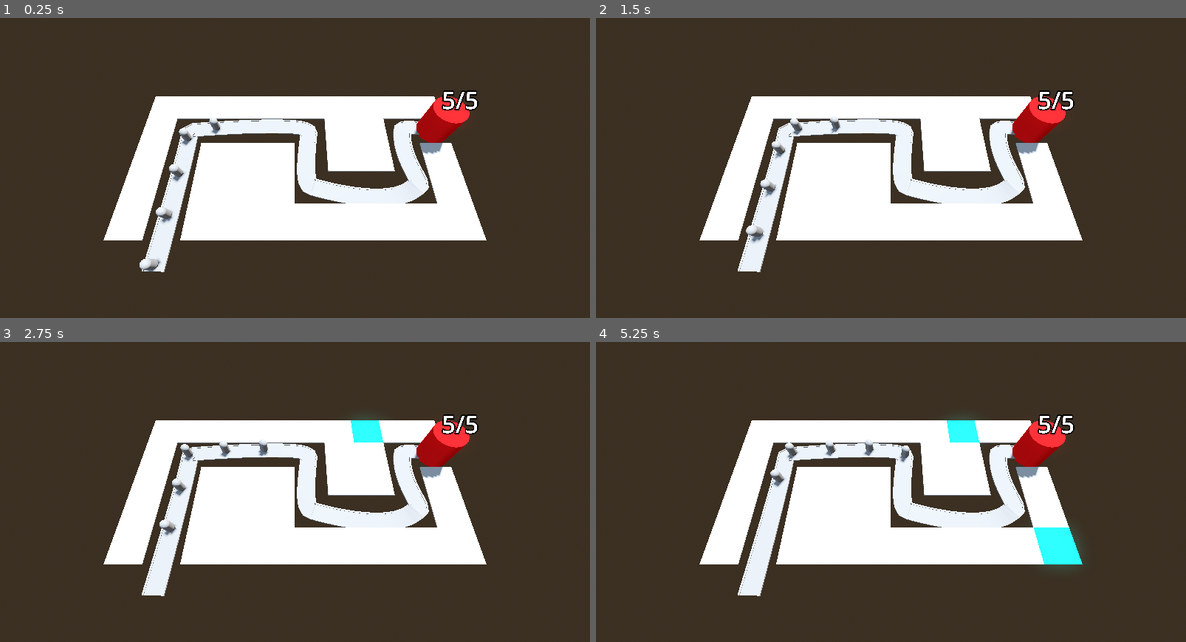
Above: before the commit, frames 1-4 (two rows, left to right).
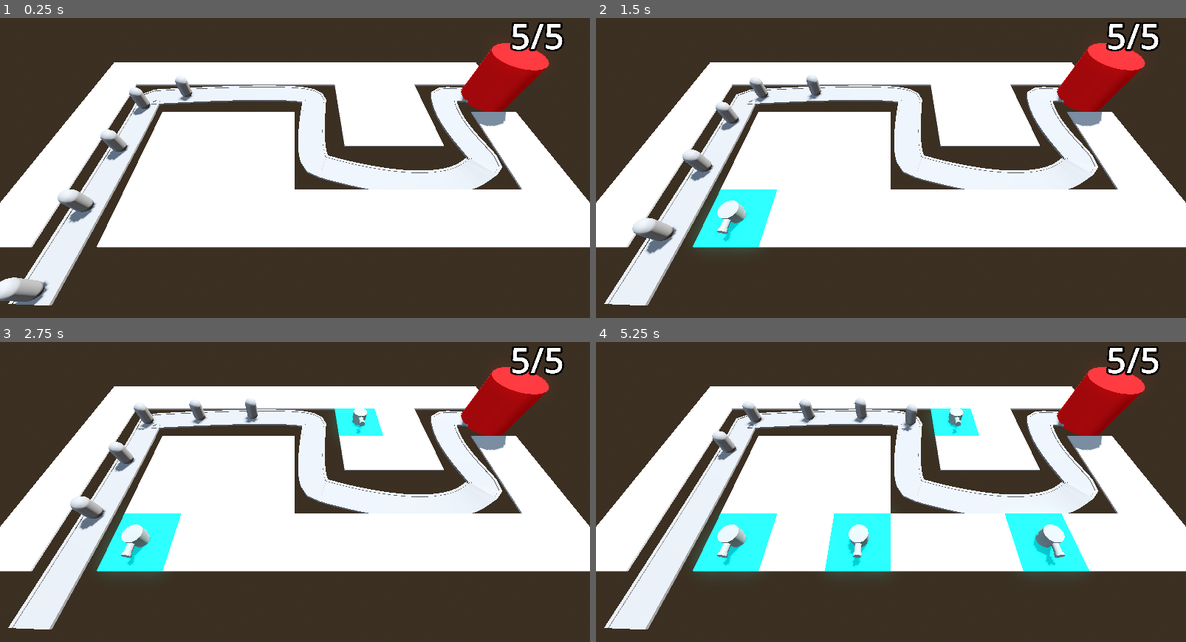
Above: after the commit, the same moments.

Repository: EsbenNyboe/TowerDefense
Game: Godot game, scene res://BaseLevel.tscn
Same seed, same stepped clock (60 frames per second), same inputs: the game is played once before the commit and once after it.
Inputs (mouse positions are in pixels of both pictures, inside the frame that each line leads up to):
- Up to frame 1 (0.25 s): no input
- Up to frame 2 (1.5 s): move the mouse to (1020, 159) at 0.52 s; press the mouse at (1020, 159) at 0.53 s; move the mouse to (773, 192) at 1.27 s; release the mouse at (773, 192) at 1.28 s; click (773, 192) at 1.35 s
- Up to frame 3 (2.75 s): move the mouse to (354, 426) at 2.02 s; press the mouse at (354, 426) at 2.03 s
- Up to frame 4 (5.25 s): move the mouse to (861, 567) at 2.77 s; release the mouse at (861, 567) at 2.78 s; click (861, 567) at 2.85 s; move the mouse to (1068, 549) at 3.52 s; press the mouse at (1068, 549) at 3.53 s; move the mouse to (714, 450) at 4.27 s; release the mouse at (714, 450) at 4.28 s; click (714, 450) at 4.35 s; move the mouse to (920, 501) at 5.02 s; press the mouse at (920, 501) at 5.03 s

The runs differ from the first frame. In frame 1, 35% of the frame differs, in the area x 0-100%, y 1-96%; in frame 2, 36%; in frame 3, 36%; in frame 4, 39%.

Commit message:
Place turrets (y-coordinates are cursed)

Diff:
--- a/barbarianblaster/BaseLevel.tscn
+++ b/barbarianblaster/BaseLevel.tscn
@@ -1,9 +1,11 @@
-[gd_scene load_steps=9 format=3 uid="uid://3hglmvlcgt28"]
+[gd_scene load_steps=11 format=3 uid="uid://3hglmvlcgt28"]
 
 [ext_resource type="PackedScene" uid="uid://dksetbacqnnv5" path="res://RayPickerCamera/ray_picker_camera.tscn" id="1_knq2t"]
 [ext_resource type="MeshLibrary" uid="uid://fc40di53ut7g" path="res://MeshLibraries/SpaceLibrary.tres" id="1_lvb7b"]
-[ext_resource type="PackedScene" uid="uid://c3e07dhjrjxq4" path="res://enemy.tscn" id="2_5x8ra"]
+[ext_resource type="PackedScene" uid="uid://c3e07dhjrjxq4" path="res://Enemy/enemy.tscn" id="2_5x8ra"]
 [ext_resource type="PackedScene" uid="uid://c6v5nq11udlcs" path="res://Base/base.tscn" id="3_knq2t"]
+[ext_resource type="Script" uid="uid://dd2wlr87eva24" path="res://Turret/turret_manager.gd" id="5_cwwxe"]
+[ext_resource type="PackedScene" uid="uid://qkeiacwrvcpk" path="res://Turret/turret.tscn" id="6_ufkdr"]
 
 [sub_resource type="ProceduralSkyMaterial" id="ProceduralSkyMaterial_dq0bh"]
 sky_horizon_color = Color(0.662243, 0.671743, 0.686743, 1)
@@ -39,9 +41,10 @@
 visible = false
 size = Vector3(100, 2, 100)
 
-[node name="RayPickerCamera" parent="." node_paths=PackedStringArray("gridmap") instance=ExtResource("1_knq2t")]
-transform = Transform3D(1, 0, 0, 0, 0.422618, 0.906308, 0, -0.906308, 0.422618, 0, 23.347, 19.452)
+[node name="RayPickerCamera" parent="." node_paths=PackedStringArray("gridmap", "turret_manager") instance=ExtResource("1_knq2t")]
+transform = Transform3D(1, 0, 0, 0, 0.541708, 0.840567, 0, -0.840567, 0.541708, 0, 13.357, 19.452)
 gridmap = NodePath("../GridMap")
+turret_manager = NodePath("../TurretManager")
 
 [node name="GridMap" type="GridMap" parent="."]
 transform = Transform3D(1, 0, 0, 0, 1, 0, 0, 0, 1, 0, -2, 0)
@@ -104,16 +107,20 @@
 progress = 5.0
 
 [node name="Enemy3" parent="Path3D" instance=ExtResource("2_5x8ra")]
-transform = Transform3D(0.999827, 0, -0.0177491, 0, 0.99999, 0, 0.017749, 0, 0.999831, -13.7251, 0, 9.0038)
+transform = Transform3D(0.999827, 0, -0.0177491, 0, 0.99999, 0, 0.017749, 0, 0.999829, -13.7251, 0, 9.0038)
 progress = 10.0
 
 [node name="Enemy4" parent="Path3D" instance=ExtResource("2_5x8ra")]
-transform = Transform3D(0.999838, 0, 0.0170707, 0, 0.99999, 0, -0.0170706, 0, 0.999843, -13.6976, 0, 4.00374)
+transform = Transform3D(0.999836, 0, 0.0170706, 0, 0.99999, 0, -0.0170705, 0, 0.999841, -13.6976, 0, 4.00374)
 progress = 15.0
 
 [node name="Enemy5" parent="Path3D" instance=ExtResource("2_5x8ra")]
-transform = Transform3D(0.0788748, 0, -0.996874, 0, 0.99999, 0, 0.996869, 0, 0.0788753, -10.9209, 0, 1.75192)
+transform = Transform3D(0.0788749, 0, -0.996874, 0, 0.99999, 0, 0.996869, 0, 0.0788753, -10.9209, 0, 1.75192)
 progress = 20.0
 
 [node name="Base" parent="." instance=ExtResource("3_knq2t")]
 transform = Transform3D(1, 0, 0, 0, 1, 0, 0, 0, 1, 18, 0, 2)
+
+[node name="TurretManager" type="Node3D" parent="."]
+script = ExtResource("5_cwwxe")
+turret = ExtResource("6_ufkdr")
--- a/barbarianblaster/enemy.tscn
+++ b/barbarianblaster/Enemy/enemy.tscn
@@ -1,6 +1,6 @@
 [gd_scene load_steps=3 format=3 uid="uid://c3e07dhjrjxq4"]
 
-[ext_resource type="Script" uid="uid://cnpqeksbsdt3g" path="res://enemy.gd" id="1_7k104"]
+[ext_resource type="Script" uid="uid://cnpqeksbsdt3g" path="res://Enemy/enemy.gd" id="1_7k104"]
 
 [sub_resource type="CapsuleMesh" id="CapsuleMesh_o2j4u"]
 
--- a/barbarianblaster/RayPickerCamera/ray_picker_camera.gd
+++ b/barbarianblaster/RayPickerCamera/ray_picker_camera.gd
@@ -1,6 +1,7 @@
 extends Camera3D
 
 @export var gridmap: GridMap
+@export var turret_manager: Node3D
 
 @onready var ray_cast_3d: RayCast3D = $RayCast3D
 
@@ -18,5 +19,6 @@
 				var cell = gridmap.local_to_map(collision_point)
 				if gridmap.get_cell_item(cell) == 0:
 					gridmap.set_cell_item(cell, 1)
+					turret_manager.build_turret(gridmap.map_to_local(cell))
 	else:
 		Input.set_default_cursor_shape(Input.CURSOR_ARROW)
--- /dev/null
+++ b/barbarianblaster/Turret/turret.tscn
@@ -0,0 +1,38 @@
+[gd_scene load_steps=5 format=3 uid="uid://qkeiacwrvcpk"]
+
+[sub_resource type="CylinderMesh" id="CylinderMesh_cb20n"]
+height = 1.0
+
+[sub_resource type="CylinderMesh" id="CylinderMesh_5kpma"]
+top_radius = 0.6
+bottom_radius = 0.6
+height = 0.6
+
+[sub_resource type="CylinderMesh" id="CylinderMesh_djkev"]
+top_radius = 0.2
+bottom_radius = 0.2
+height = 1.0
+
+[sub_resource type="CylinderMesh" id="CylinderMesh_ttsi1"]
+top_radius = 0.25
+bottom_radius = 0.25
+height = 0.2
+
+[node name="Turret" type="Node3D"]
+
+[node name="TurretBase" type="MeshInstance3D" parent="."]
+transform = Transform3D(1, 0, 0, 0, 1, 0, 0, 0, 1, 0, -1.5, 0)
+mesh = SubResource("CylinderMesh_cb20n")
+
+[node name="TurretTop" type="MeshInstance3D" parent="TurretBase"]
+transform = Transform3D(1, 0, 0, 0, 1, 0, 0, 0, 1, 0, 0.3, 0)
+mesh = SubResource("CylinderMesh_5kpma")
+
+[node name="TurretBarrel" type="MeshInstance3D" parent="TurretBase/TurretTop"]
+transform = Transform3D(1, 0, 0, 0, -4.37114e-08, -1, 0, 1, -4.37114e-08, 0, 0, 0.746657)
+mesh = SubResource("CylinderMesh_djkev")
+
+[node name="TurretBarrel2" type="MeshInstance3D" parent="TurretBase/TurretTop/TurretBarrel"]
+transform = Transform3D(1, 0, 0, 0, 1, 0, 0, 0, 1, 0, 0.489745, 0)
+mesh = SubResource("CylinderMesh_ttsi1")
+skeleton = NodePath("../..")
--- /dev/null
+++ b/barbarianblaster/Turret/turret_manager.gd
@@ -0,0 +1,8 @@
+extends Node3D
+
+@export var turret: PackedScene
+
+func build_turret(turret_position: Vector3) -> void:
+	var new_turret = turret.instantiate()
+	add_child(new_turret)
+	new_turret.global_position = turret_position
Renamed: barbarianblaster/enemy.gd -> barbarianblaster/Enemy/enemy.gd
Renamed: barbarianblaster/enemy.gd.uid -> barbarianblaster/Enemy/enemy.gd.uid
Not shown, added: barbarianblaster/Turret/turret_manager.gd.uid
